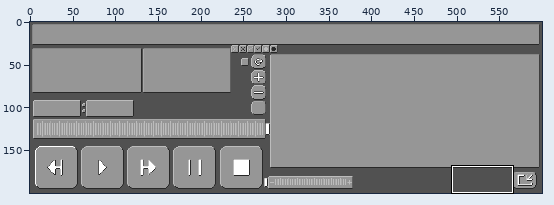
Pixel-art file, stored at assets/window.aseprite. Above: a wide view before the commit, with the close-up outlined.
Close-up. The starting point:
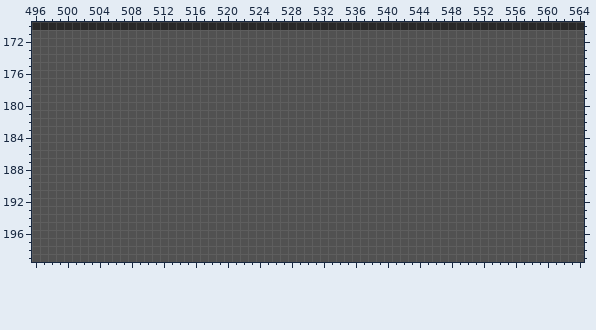
600x200 pixels, 1 frame. Shown: x 496..564, y 170..199.
After the commit:
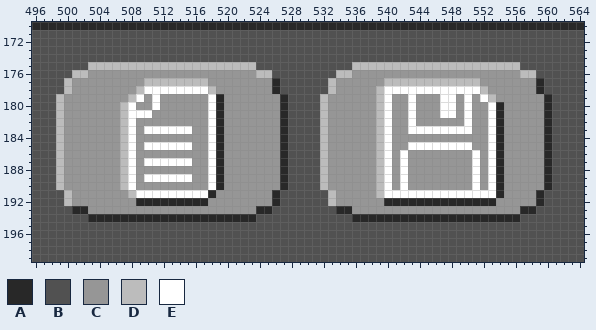
Palette (. is transparent): A #282828  B #515151  C #969696  D #bcbcbc  E #ffffff
What changed:
@@ x 496..564 @@
 174 BBBBBBBBBBBBBBBBBBBBBBBBBBBBBBBBBBBBBBBBBBBBBBBBBBBBBBBBBBBBBBBBBBBBB
-175 BBBBBBBBBBBBBBBBBBBBBBBBBBBBBBBBBBBBBBBBBBBBBBBBBBBBBBBBBBBBBBBBBBBBB
-176 BBBBBBBBBBBBBBBBBBBBBBBBBBBBBBBBBBBBBBBBBBBBBBBBBBBBBBBBBBBBBBBBBBBBB
-177 BBBBBBBBBBBBBBBBBBBBBBBBBBBBBBBBBBBBBBBBBBBBBBBBBBBBBBBBBBBBBBBBBBBBB
-178 BBBBBBBBBBBBBBBBBBBBBBBBBBBBBBBBBBBBBBBBBBBBBBBBBBBBBBBBBBBBBBBBBBBBB
-179 BBBBBBBBBBBBBBBBBBBBBBBBBBBBBBBBBBBBBBBBBBBBBBBBBBBBBBBBBBBBBBBBBBBBB
-180 BBBBBBBBBBBBBBBBBBBBBBBBBBBBBBBBBBBBBBBBBBBBBBBBBBBBBBBBBBBBBBBBBBBBB
-181 BBBBBBBBBBBBBBBBBBBBBBBBBBBBBBBBBBBBBBBBBBBBBBBBBBBBBBBBBBBBBBBBBBBBB
-182 BBBBBBBBBBBBBBBBBBBBBBBBBBBBBBBBBBBBBBBBBBBBBBBBBBBBBBBBBBBBBBBBBBBBB
-183 BBBBBBBBBBBBBBBBBBBBBBBBBBBBBBBBBBBBBBBBBBBBBBBBBBBBBBBBBBBBBBBBBBBBB
-184 BBBBBBBBBBBBBBBBBBBBBBBBBBBBBBBBBBBBBBBBBBBBBBBBBBBBBBBBBBBBBBBBBBBBB
-185 BBBBBBBBBBBBBBBBBBBBBBBBBBBBBBBBBBBBBBBBBBBBBBBBBBBBBBBBBBBBBBBBBBBBB
-186 BBBBBBBBBBBBBBBBBBBBBBBBBBBBBBBBBBBBBBBBBBBBBBBBBBBBBBBBBBBBBBBBBBBBB
-187 BBBBBBBBBBBBBBBBBBBBBBBBBBBBBBBBBBBBBBBBBBBBBBBBBBBBBBBBBBBBBBBBBBBBB
-188 BBBBBBBBBBBBBBBBBBBBBBBBBBBBBBBBBBBBBBBBBBBBBBBBBBBBBBBBBBBBBBBBBBBBB
-189 BBBBBBBBBBBBBBBBBBBBBBBBBBBBBBBBBBBBBBBBBBBBBBBBBBBBBBBBBBBBBBBBBBBBB
-190 BBBBBBBBBBBBBBBBBBBBBBBBBBBBBBBBBBBBBBBBBBBBBBBBBBBBBBBBBBBBBBBBBBBBB
-191 BBBBBBBBBBBBBBBBBBBBBBBBBBBBBBBBBBBBBBBBBBBBBBBBBBBBBBBBBBBBBBBBBBBBB
-192 BBBBBBBBBBBBBBBBBBBBBBBBBBBBBBBBBBBBBBBBBBBBBBBBBBBBBBBBBBBBBBBBBBBBB
-193 BBBBBBBBBBBBBBBBBBBBBBBBBBBBBBBBBBBBBBBBBBBBBBBBBBBBBBBBBBBBBBBBBBBBB
-194 BBBBBBBBBBBBBBBBBBBBBBBBBBBBBBBBBBBBBBBBBBBBBBBBBBBBBBBBBBBBBBBBBBBBB
+175 BBBBBBBDDDDDDDDDDDDDDDDDDDDDBBBBBBBBBBBBDDDDDDDDDDDDDDDDDDDDDBBBBBBBB
+176 BBBBBDDCCCCCCCCCCCCCCCCCCCCCDDBBBBBBBBDDCCCCCCCCCCCCCCCCCCCCCDDBBBBBB
+177 BBBBDCCCCCCCCCDDDDDDDDCCCCCCCCABBBBBBDCCCCCCDDDDDDDDDDDDCCCCCCCABBBBB
+178 BBBBDCCCCCCCCDEEEEEEEEDCCCCCCCABBBBBBDCCCCCDEEEEEEEEEEEEDCCCCCCABBBBB
+179 BBBDCCCCCCCCDECECCCCCCEACCCCCCCABBBBDCCCCCCDECCECCCEECECEDCCCCCCABBBB
+180 BBBDCCCCCCCDECCECCCCCCEACCCCCCCABBBBDCCCCCCDECCECCCEECECCEACCCCCABBBB
+181 BBBDCCCCCCCDEEECCCCCCCEACCCCCCCABBBBDCCCCCCDECCECCCEECECCEACCCCCABBBB
+182 BBBDCCCCCCCDECCCCCCCCCEACCCCCCCABBBBDCCCCCCDECCECCCCCCECCEACCCCCABBBB
+183 BBBDCCCCCCCDECEEEEEECCEACCCCCCCABBBBDCCCCCCDECCEEEEEEEECCEACCCCCABBBB
+184 BBBDCCCCCCCDECCCCCCCCCEACCCCCCCABBBBDCCCCCCDECCCCCCCCCCCCEACCCCCABBBB
+185 BBBDCCCCCCCDECEEEEEECCEACCCCCCCABBBBDCCCCCCDECCEEEEEEEECCEACCCCCABBBB
+186 BBBDCCCCCCCDECCCCCCCCCEACCCCCCCABBBBDCCCCCCDECECCCCCCCCECEACCCCCABBBB
+187 BBBDCCCCCCCDECEEEEEECCEACCCCCCCABBBBDCCCCCCDECECCCCCCCCECEACCCCCABBBB
+188 BBBDCCCCCCCDECCCCCCCCCEACCCCCCCABBBBDCCCCCCDECECCCCCCCCECEACCCCCABBBB
+189 BBBDCCCCCCCDECEEEEEECCEACCCCCCCABBBBDCCCCCCDECECCCCCCCCECEACCCCCABBBB
+190 BBBDCCCCCCCDECCCCCCCCCEACCCCCCCABBBBDCCCCCCDECECCCCCCCCECEACCCCCABBBB
+191 BBBBDCCCCCCCDEEEEEEEEEACCCCCCCABBBBBBDCCCCCDEEEEEEEEEEEEEEACCCCABBBBB
+192 BBBBDCCCCCCCCAAAAAAAAACCCCCCCCABBBBBBDCCCCCCAAAAAAAAAAAAAACCCCCABBBBB
+193 BBBBBAACCCCCCCCCCCCCCCCCCCCCAABBBBBBBBAACCCCCCCCCCCCCCCCCCCCCAABBBBBB
+194 BBBBBBBAAAAAAAAAAAAAAAAAAAAABBBBBBBBBBBBAAAAAAAAAAAAAAAAAAAAABBBBBBBB
 195 BBBBBBBBBBBBBBBBBBBBBBBBBBBBBBBBBBBBBBBBBBBBBBBBBBBBBBBBBBBBBBBBBBBBB
Boxes around the changes in both close-ups, in picture pixels (x1, y1, x2, y2):
changed: (56, 62, 288, 222)
changed: (320, 62, 552, 222)
